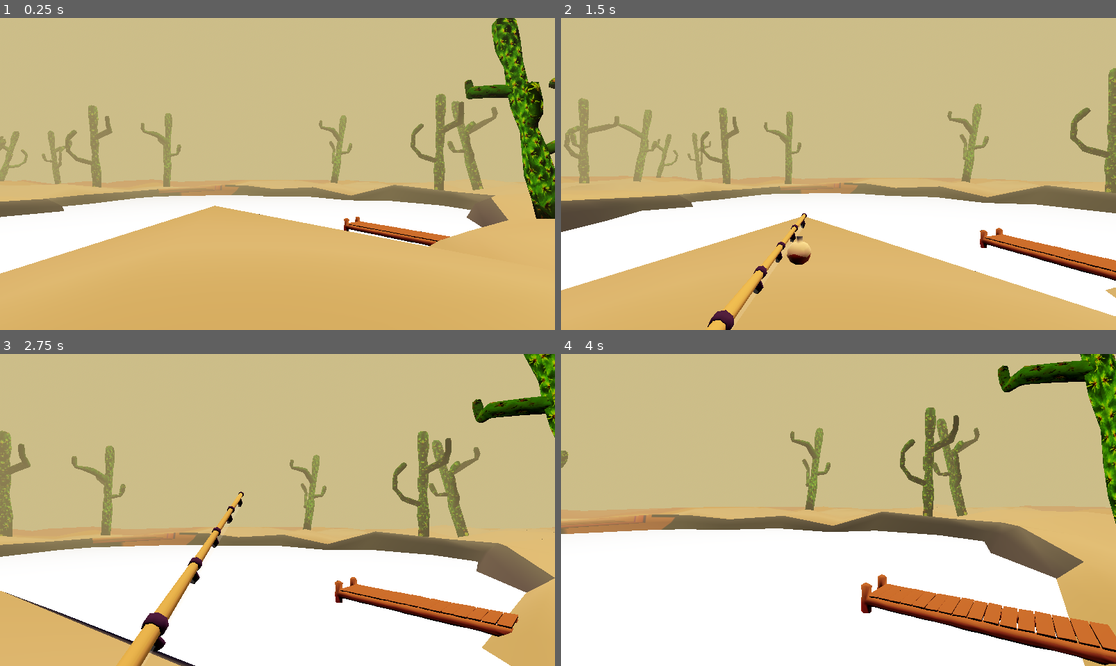
Above: before the commit, frames 1-4 (two rows, left to right).
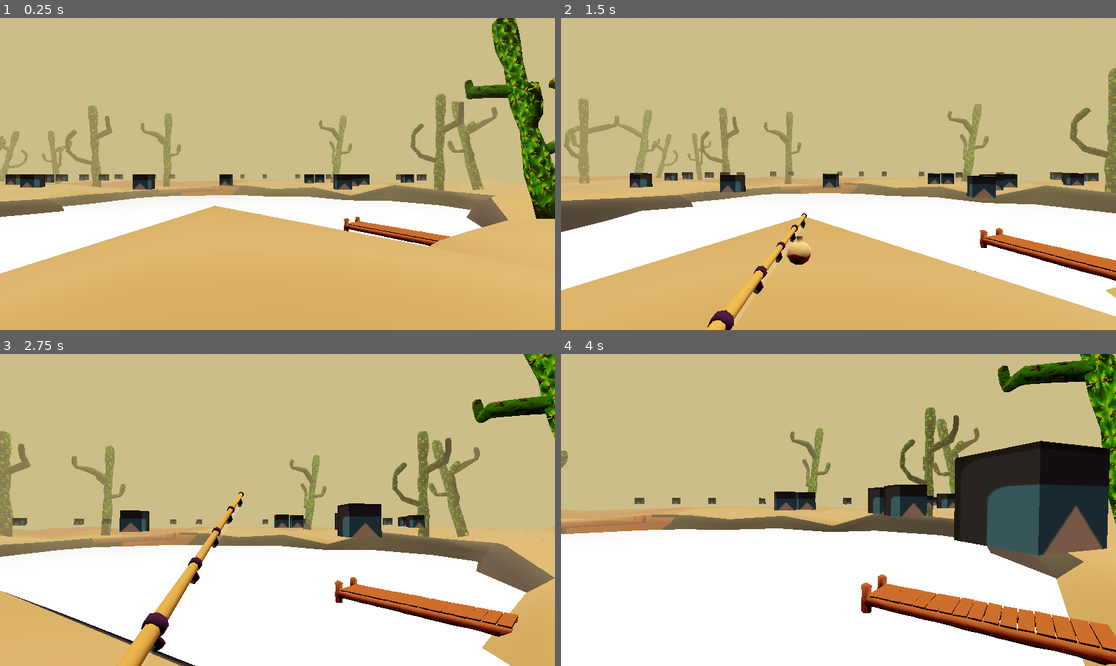
Above: after the commit, the same moments.

Repository: J-Godinez/Fishin-Game
Game: Godot game, scene res://Scenes/space.tscn
Two runs of this game, one before a commit and one after it. Both use one fixed random seed, a clock stepped at 60 frames per second and the inputs below. The engine's default icon, where the game draws it, is replaced by a stand-in: a white triangle on a blue panel in a dark square.
Inputs (mouse positions are in pixels of both pictures, inside the frame that each line leads up to):
- Up to frame 1 (0.25 s): no input
- Up to frame 2 (1.5 s): tap Enter (ui_accept) at 0.5, 0.77 s; move the mouse to (866, 174) at 0.52 s; hold W (forward) from 0.53 s (still down); tap E (e) at 0.6 s; move the mouse to (810, 174) at 1.27 s; click (810, 174) at 1.35 s
- Up to frame 3 (2.75 s): keep holding W (forward); tap Enter (ui_accept) at 1.52 s; tap E (e) at 1.55, 2.1 s; move the mouse to (288, 503) at 2.02 s
- Up to frame 4 (4 s): keep holding W (forward); move the mouse to (832, 516) at 2.77 s; tap E (e) at 2.85, 3.8 s; tap Enter (ui_accept) at 3.02, 3.77 s; move the mouse to (877, 513) at 3.52 s; press the mouse at (877, 513) at 3.53 s

The runs differ from the first frame. In frame 1, 1.3% of the frame differs, in the area x 1-77%, y 50-56%; in frame 2, 1.8%; in frame 3, 1.8%; in frame 4, 11%, in the area x 13-99%, y 27-65%.

Commit message:
Figuring out where to spawn fish

Diff:
--- a/Scenes/fish.tscn
+++ b/Scenes/fish.tscn
@@ -5,10 +5,10 @@
 [sub_resource type="Curve3D" id="Curve3D_twvwo"]
 closed = true
 _data = {
-"points": PackedVector3Array(-0.669221, 0, -1.52154, 0.669221, 0, 1.52154, -0.862911, 0, 0.297199, -1.11058, 0, -1.33578, 1.11058, 0, 1.33578, 1.0314, 0, 2.19336, -1.78369, 0, 0.71291, 1.78369, 0, -0.71291, 3.71199, 0, 5.87462, -1.64453, 0, 0.398148, 1.64453, 0, -0.398148, 3.07123, 0, 2.75513, -0.100408, 0, 2.0469, 0.100408, 0, -2.0469, 7.43776, 0, 1.39957, 0.624427, 0, 1.93721, -0.624427, 0, -1.93721, 4.30509, 0, 0.781314, 0.775658, 0, 1.28152, -0.775658, 0, -1.28152, 5.26833, 0, -2.05178, 1.45014, 0, 0.168621, -1.45014, 0, -0.168621, 2.08138, 0, -2.27099, 0.585955, 0, -0.731369, -0.585955, 0, 0.731369, -0.524127, 0, -4.96249, 0.11947, 0, -1.13585, -0.11947, 0, 1.13585, 0.108511, 0, -2.3553),
-"tilts": PackedFloat32Array(0, 0, 0, 0, 0, 0, 0, 0, 0, 0)
+"points": PackedVector3Array(-0.669221, 0, -1.52154, 0.669221, 0, 1.52154, -3.82613, 0, 0.117813, -1.11058, 0, -1.33578, 1.11058, 0, 1.33578, -0.135065, 0, -0.0468382, -1.76998, 0, -0.273835, 1.76998, 0, 0.273835, -1.64776, 0, 4.35191, -1.64453, 0, 0.398148, 1.64453, 0, -0.398148, 0.376651, 0, 2.30703, -0.692796, 0, 0.760385, 0.692796, 0, -0.760385, 2.86387, 0, 3.17425, -0.848901, 0, 0.873143, 0.848901, 0, -0.873143, 1.05181, 0, 0.7017, -1.09834, 0, -0.456231, 1.09834, 0, 0.456231, 2.69489, 0, 2.73492, 1.34241, 0, 0.734706, -1.34241, 0, -0.734706, 2.99905, 0, -2.19914, 0.790402, 0, 0.0142171, -0.790402, 0, -0.0142171, 1.09585, 0, -0.837494, 1.14125, 0, 0.127017, -1.14125, 0, -0.127017, -1.06169, 0, -3.34981, -1.1221, 0, -0.70489, 1.1221, 0, 0.70489, -1.36886, 0, 1.88162, -0.940733, 0, 0.716749, 0.940733, 0, -0.716749, 3.40459, 0, 1.28174, 0.940731, 0, 0.940732, -0.940731, 0, -0.940732, 2.74558, 0, -1.60773),
+"tilts": PackedFloat32Array(0, 0, 0, 0, 0, 0, 0, 0, 0, 0, 0, 0, 0)
 }
-point_count = 10
+point_count = 13
 
 [sub_resource type="Animation" id="Animation_twvwo"]
 resource_name = "Fish Bob"
@@ -40,7 +40,7 @@
 
 [sub_resource type="Animation" id="Animation_4fqy1"]
 resource_name = "Fish Path"
-length = 18.0
+length = 40.0
 loop_mode = 1
 tracks/0/type = "value"
 tracks/0/imported = false
@@ -49,10 +49,10 @@
 tracks/0/interp = 1
 tracks/0/loop_wrap = true
 tracks/0/keys = {
-"times": PackedFloat32Array(0, 4.86667, 6.9, 11, 12.0667, 13.4333, 14.3333, 17.3, 18),
-"transitions": PackedFloat32Array(1, 1, 1, 1, 1, 1, 1, 1, 0.366021),
+"times": PackedFloat32Array(0, 6, 6.86667, 8, 12, 13, 13.5, 15, 20, 22, 26, 27, 34, 40),
+"transitions": PackedFloat32Array(1, 1, 1, 1, 1, 1, 1, 1, 1, 1, 1, 1, 1, 0.366021),
 "update": 0,
-"values": [0.0, 0.1, 0.3, 0.45, 0.65, 0.8, 0.844403, 0.9, 1.0]
+"values": [0.0, 0.1, 0.12, 0.181472, 0.25, 0.3, 0.305, 0.31, 0.4, 0.5, 0.6, 0.7, 0.8, 1.0]
 }
 
 [sub_resource type="Animation" id="Animation_urn1o"]
@@ -90,7 +90,8 @@
 curve = SubResource("Curve3D_twvwo")
 
 [node name="PathFollow3D" type="PathFollow3D" parent="."]
-transform = Transform3D(0.915238, 0, 0.402551, 0, 1, 0, -0.402551, 0, 0.915238, -0.862911, 0, 0.297199)
+transform = Transform3D(-0.131374, 0, 0.991181, 0, 1, 0, -0.991181, 0, -0.131374, 0.898821, 0, 2.14205)
+progress = 42.293
 use_model_front = true
 
 [node name="Small Fish" parent="PathFollow3D" instance=ExtResource("1_twvwo")]
@@ -108,12 +109,14 @@
 }
 
 [node name="Bobber Detection Area" type="Area3D" parent="."]
+transform = Transform3D(1, 0, 0, 0, 1, 0, 0, 0, 1, -2, 0, 0)
 
 [node name="CollisionShape3D" type="CollisionShape3D" parent="Bobber Detection Area"]
 transform = Transform3D(1, 0, 0, 0, 1, 0, 0, 0, 1, 2.23117, 1.50343, 0.137761)
 shape = SubResource("CylinderShape3D_twvwo")
 
 [node name="Player Detection Area" type="Area3D" parent="."]
+transform = Transform3D(1, 0, 0, 0, 1, 0, 0, 0, 1, -2.7, 0, 0)
 
 [node name="CollisionShape3D" type="CollisionShape3D" parent="Player Detection Area"]
 transform = Transform3D(1, 0, 0, 0, 1, 0, 0, 0, 1, 2.231, 1.503, 0.138)
--- a/Scenes/space.tscn
+++ b/Scenes/space.tscn
@@ -122,7 +122,9 @@
 
 [node name="Space" type="Node3D"]
 script = ExtResource("1_e7mvc")
-size = 30
+spawn_area_scalar = 0.75
+x_offset = 40.0
+z_offset = 7.0
 
 [node name="WorldEnvironment" type="WorldEnvironment" parent="."]
 environment = SubResource("Environment_hg6w5")
@@ -169,3 +171,7 @@
 
 [node name="dock" parent="." instance=ExtResource("7_uqc4w")]
 transform = Transform3D(-0.808914, 0, -0.587927, 0, 1, 0, 0.587927, 0, -0.808914, -21.4584, -4.29897, -12.9798)
+
+[node name="Timer" type="Timer" parent="."]
+
+[connection signal="timeout" from="Timer" to="." method="_on_timer_timeout"]
--- a/Scripts/lake_collision_area.gd
+++ b/Scripts/lake_collision_area.gd
@@ -1,4 +1,3 @@
 extends StaticBody3D
 
-func valid_fishing_location() -> void:
-	pass
+func valid_fishing_location() -> void: pass
--- a/Scripts/space.gd
+++ b/Scripts/space.gd
@@ -1,9 +1,18 @@
 extends Node3D
 
+@export var fish_limit:int = 5
+@export var spawn_delay:float = 10.0
+@export var spawn_area_scalar:float = 0.5
+@export var x_offset:float = 5.0
+@export var z_offset:float = 5.0
+@onready var cactus: MultiMeshInstance3D = $Cactus
+@onready var timer: Timer = $Timer
+@onready var lake_poly: CollisionPolygon3D = $LakeCollisionArea/CollisionPolygon3D
 const BLOCK = preload("res://Scenes/block.tscn")
-@export var size:int = 10
-@onready var cactus: MultiMeshInstance3D = $Cactus
 const CACTUS_ZONE = preload("res://Decoration/cactus_zone.tscn")
+const FISH_ZONE = preload("res://Scenes/fish.tscn")
+var fish_count:int = 0
+
 
 # Called when the node enters the scene tree for the first time.
 func _ready() -> void:
@@ -12,11 +21,14 @@
 		var static_body = CACTUS_ZONE.instantiate()
 		static_body.transform = cactus_transform
 		add_child(static_body)
+		timer.start()
+	get_lake_area()
 
 
 # Called every frame. 'delta' is the elapsed time since the previous frame.
 func _process(_delta: float) -> void:
 	pass
+
 
 func add_block(x,y,z):
 	var block:StaticBody3D = BLOCK.instantiate()
@@ -25,16 +37,40 @@
 	block.position.z = z
 	add_child(block)
 
-func draw_blocks(s):
-	var x = -(s/2.0)
-	var z = -(s/2.0)
-	var y = 0
-	for i in s:
-		for j in s:
-			add_block(x,y,z)
-			if !(i != 0 && i != s-1) && !(j != 0 && j != s-1):
-				for k in s-1:
-					add_block(x,k+1,z)
-			z += 1
-		x += 1
-		z = -(s/2.0)
+#func draw_blocks(s):
+	#var x = -(s/2.0)
+	#var z = -(s/2.0)
+	#var y = 0
+	#for i in s:
+		#for j in s:
+			#add_block(x,y,z)
+			#if !(i != 0 && i != s-1) && !(j != 0 && j != s-1):
+				#for k in s-1:
+					#add_block(x,k+1,z)
+			#z += 1
+		#x += 1
+		#z = -(s/2.0)
+
+
+func _on_timer_timeout() -> void:
+	spawn_fish()
+
+
+func spawn_fish():
+	if fish_count < fish_limit:
+		pass
+	pass
+
+
+func get_lake_area():
+	var lake_area: PackedVector2Array
+	var v: Vector2
+	#skip 22-25, those are for the dock. the array starts at 0 so this is already accounted for in the loop.
+	#if we can't remove those indices simultaneously we should hypothetically be able to remove "22" 4 times, since the values would shift over
+	for i in lake_poly.polygon.size():
+		v = lake_poly.polygon.get(i)
+		v.x = (v.x * spawn_area_scalar) - x_offset
+		v.y = (v.y * spawn_area_scalar) + z_offset
+		lake_area.append(v)
+		add_block(v.x, 3, v.y)
+	#print(lake_area)
